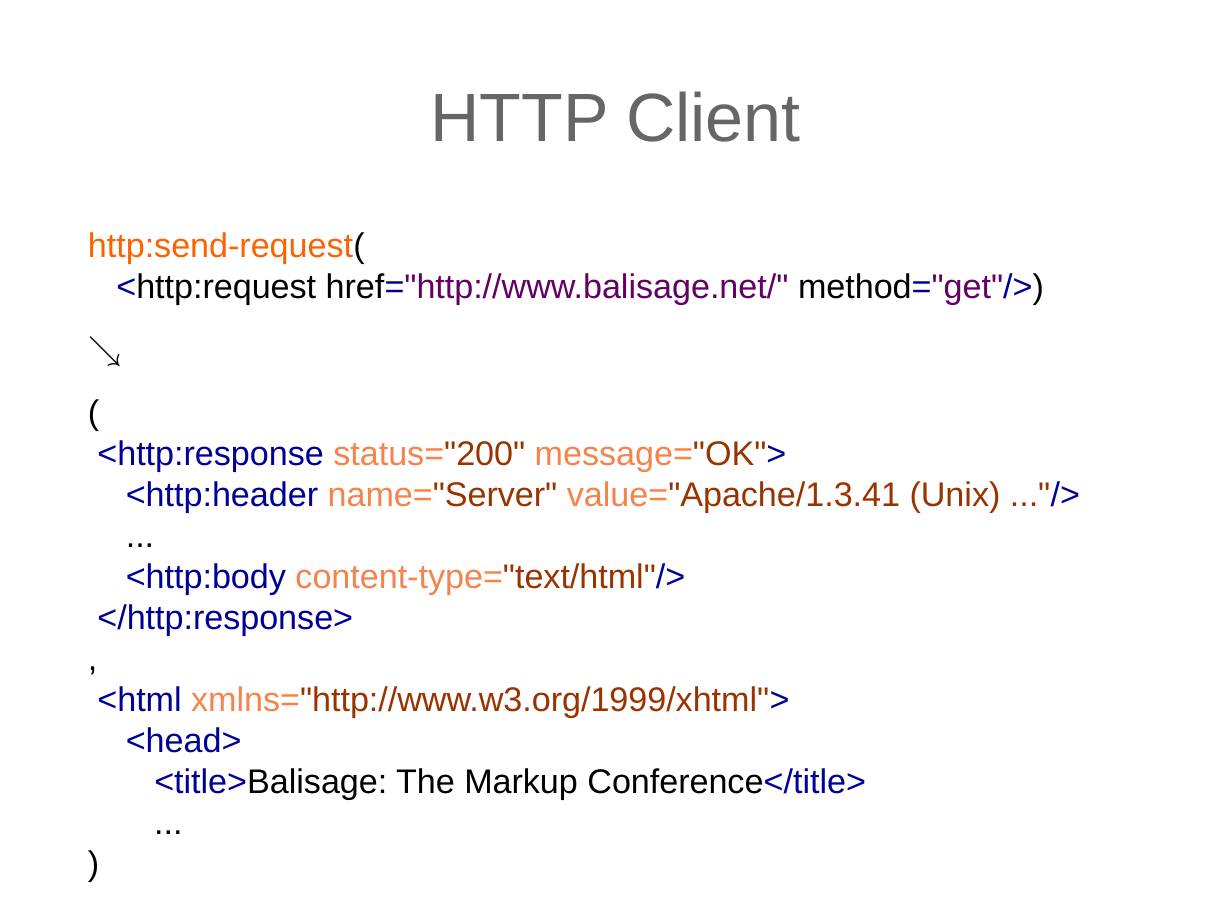
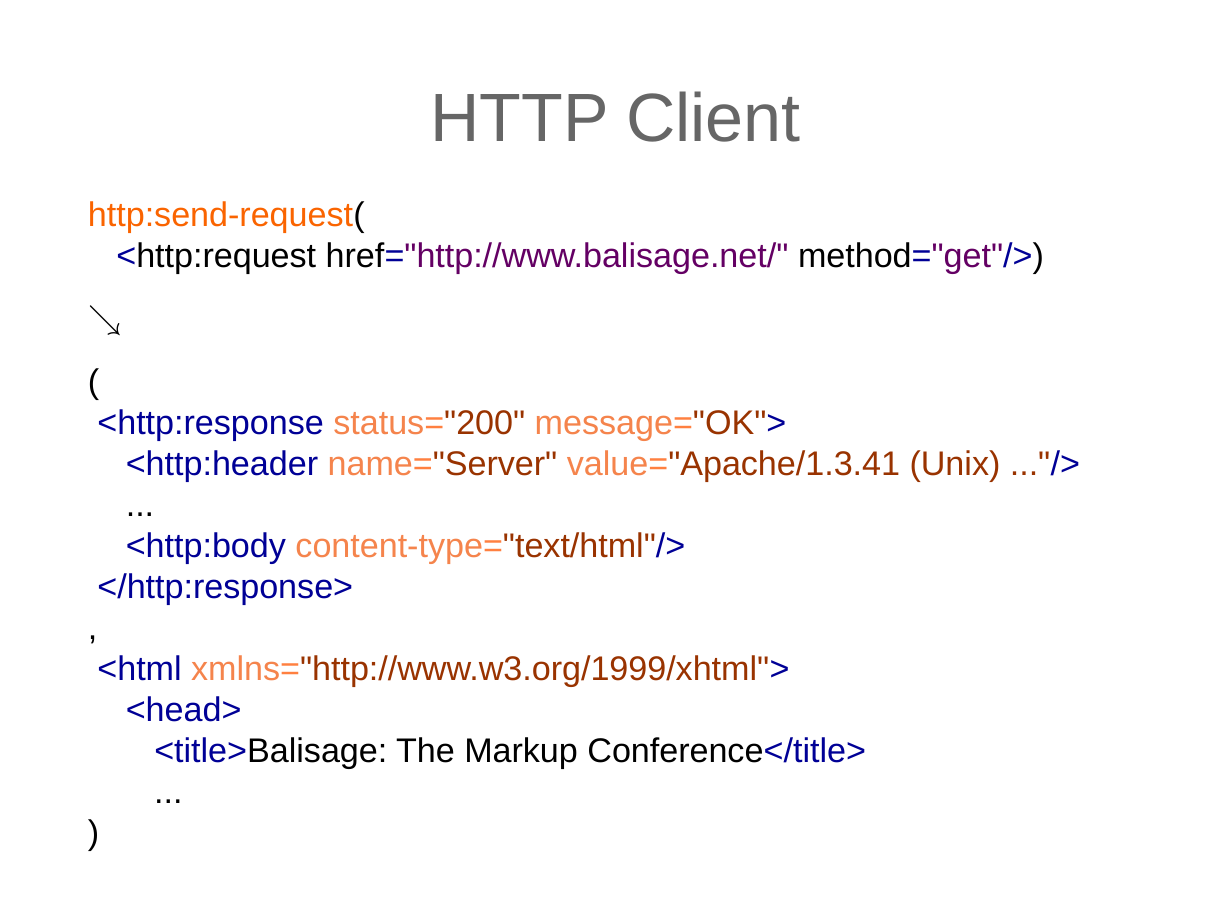
Before and after one commit to expath/expath-www, a slide deck: slide 15 of misc/2009-balisage/presentation/balisage-expath.odp (slide 12 before the commit). Drawn at 1232x924 pixels with LibreOffice and Linux fonts; fonts in the diff are those of the drawing; background and template pictures are left out. Boxes give left, top, right and bottom in pixels: in the first picture for what was removed or moved away, otherwise in the second. Text is boxed around its words. In the diff, an @@ line names an element or a change of style, - is before the commit and + after.

Commit message:
Last version of Balisage presentation.

```diff
--- a/misc/2009-balisage/presentation/balisage-expath.odp
+++ b/misc/2009-balisage/presentation/balisage-expath.odp
@@ text "http:send-request( <http:request href="http://www.balisage.n ...": place and size @@
-text "http:send-request( <http:request href="http://www.balisage.n ..." at [88, 232, 1044, 799]
+text "http:send-request( <http:request href="http://www.balisage.n ..." at [88, 201, 1044, 768]
```
Also in this commit, not shown: 2 other slides changed, 8 slides added, 2 slides removed, 1 other file.
